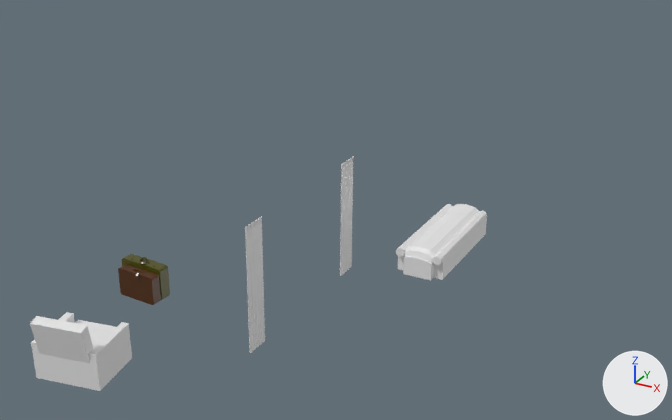
The Blender file main.blend: old version first, new version second.
Camera for both pictures: a 50 mm lens placed at (6.08, -11.44, 6.25), pointed at (-0.53, 0.57, 0.25). The lights are fixed; the arrows at lower right show +X, +Y and +Z.

Objects in the first picture: 'Briefcases', 'Car', 'Couch', 'Curtain Left', 'Curtain Right'.
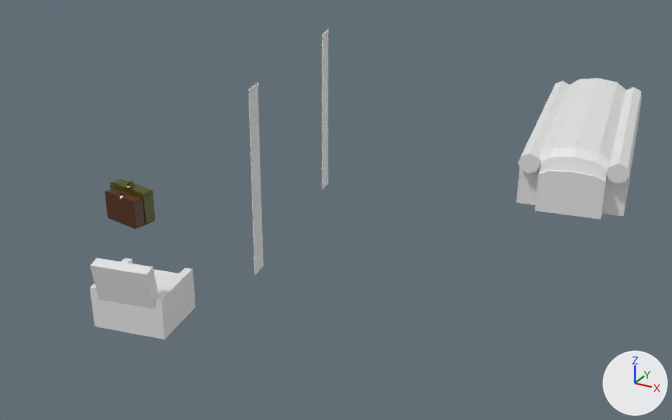
Pixel boxes (x1, y1, x2, y2) of what changed, in the pictures (672 x 420 px):
'Car', moved, turned, rescaled: before (396, 204, 487, 281); after (516, 78, 642, 219)
'Couch', moved: before (30, 312, 132, 391); after (90, 258, 195, 339)
'Briefcases', moved, turned: before (118, 254, 170, 305); after (105, 179, 155, 229)
'Curtain Left', moved, turned, rescaled: before (340, 156, 354, 276); after (322, 29, 329, 190)
'Curtain Right', deleted: before (245, 216, 265, 353)
'Curtain Left.001', added: after (249, 82, 264, 275)

The change, as a diff of the scene's bpy script:
```diff
--- a/main.blend.py
+++ b/main.blend.py
@@ ob_car @@
 ob_car = bpy.data.objects.new('Car', None)
-ob_car.location = (0.74, 2.09, -0.59)
+ob_car.location = (2.48, 4.04, 0.92)
+ob_car.rotation_euler = (0.0, 0.0, 0.169)  # degrees (0, 0, 9.7)
+ob_car.scale = (2.06, 2.06, 2.06)
 ob_car.instance_type = 'COLLECTION'
@@ ob_curtain_left @@
 ob_curtain_left = bpy.data.objects.new('Curtain Left', None)
-ob_curtain_left.location = (-0.53, 0.92, 0.99)
+ob_curtain_left.location = (-0.81, 0.71, 3.07)
+ob_curtain_left.rotation_euler = (0.0, 0.0, 0.222)  # degrees (0, 0, 13)
+ob_curtain_left.scale = (0.973, 0.756, 1.26)
 ob_curtain_left.instance_type = 'COLLECTION'
@@ ob_curtain_right @@
-ob_curtain_right = bpy.data.objects.new('Curtain Right', None)
-ob_curtain_right.location = (-0.53, -1.8, 0.99)
-ob_curtain_right.instance_type = 'COLLECTION'
-ob_curtain_right.instance_collection = col_curtain
@@ ob_couch @@
 ob_couch = bpy.data.objects.new('Couch', None)
-ob_couch.location = (-2.48, -3.26, -1.13)
+ob_couch.location = (-1.3, -3.21, 0.01)
 ob_couch.rotation_euler = (0.0, 0.0, 3.324)  # degrees (0, 0, 190)
@@ ob_briefcases @@
 ob_briefcases = bpy.data.objects.new('Briefcases', None)
-ob_briefcases.location = (-3.11, -1.22, -1.13)
-ob_briefcases.rotation_euler = (0.0, 0.0, -0.0571)  # degrees (0, 0, -3.3)
+ob_briefcases.location = (-3.52, -0.94, 0.01)
+ob_briefcases.rotation_euler = (0.0, 0.0, -0.172)  # degrees (0, 0, -10)
 ob_briefcases.instance_type = 'COLLECTION'
@@ ob_curtain_left_001 @@
+ob_curtain_left_001 = bpy.data.objects.new('Curtain Left.001', None)
+ob_curtain_left_001.location = (-0.14, -2.26, 3.07)
+ob_curtain_left_001.rotation_euler = (0.0, 0.0, 0.222)  # degrees (0, 0, 13)
+ob_curtain_left_001.scale = (0.973, 0.756, 1.26)
+ob_curtain_left_001.instance_type = 'COLLECTION'
+ob_curtain_left_001.instance_collection = col_curtain
```
